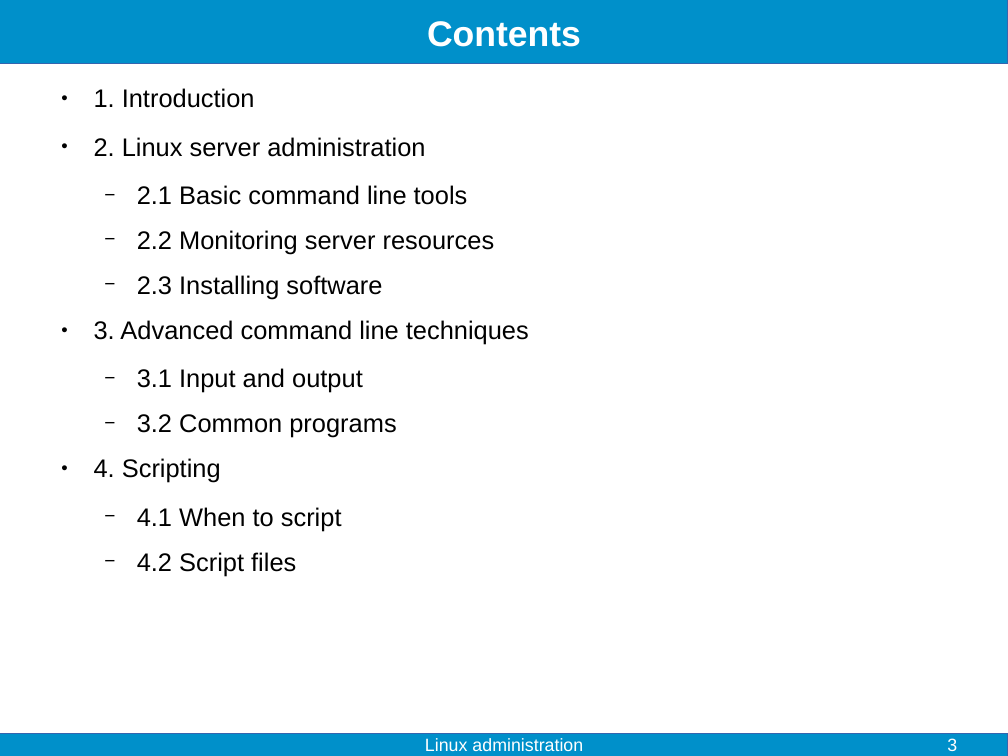
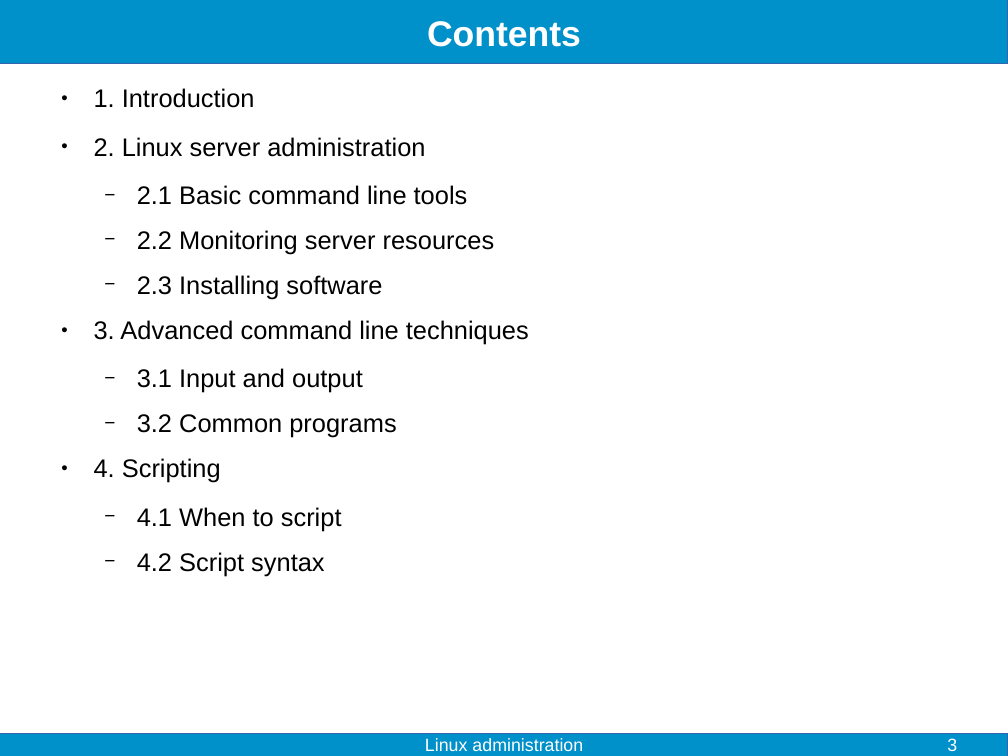
Before and after one commit to fjelltopp/training, a slide deck: slide 3 of linux_administration/linux_administration.odp. Drawn at 1008x756 pixels with LibreOffice and Linux fonts; fonts in the diff are those of the drawing. Boxes give left, top, right and bottom in pixels: in the first picture for what was removed or moved away, otherwise in the second. Text is boxed around its words. In the diff, an @@ line names an element or a change of style, - is before the commit and + after.

```diff
--- a/linux_administration/linux_administration.odp
+++ b/linux_administration/linux_administration.odp
@@ text at (137, 552, 324, 576): text changed @@
-  − 4.2 Script files
+  − 4.2 Script syntax
```
Also in this commit, not shown: 3 other slides changed, 4 slides added, 1 other file.
